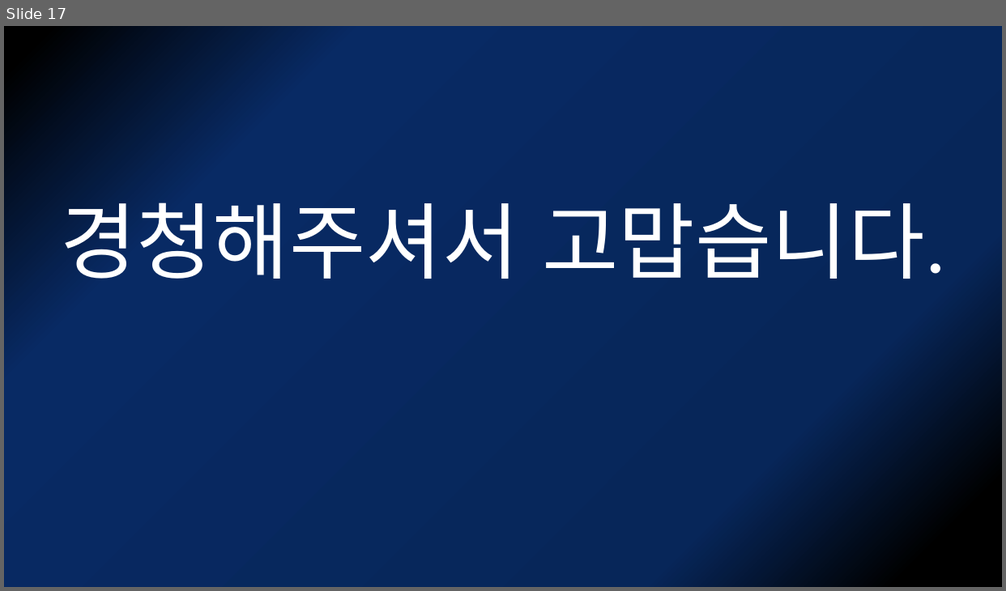
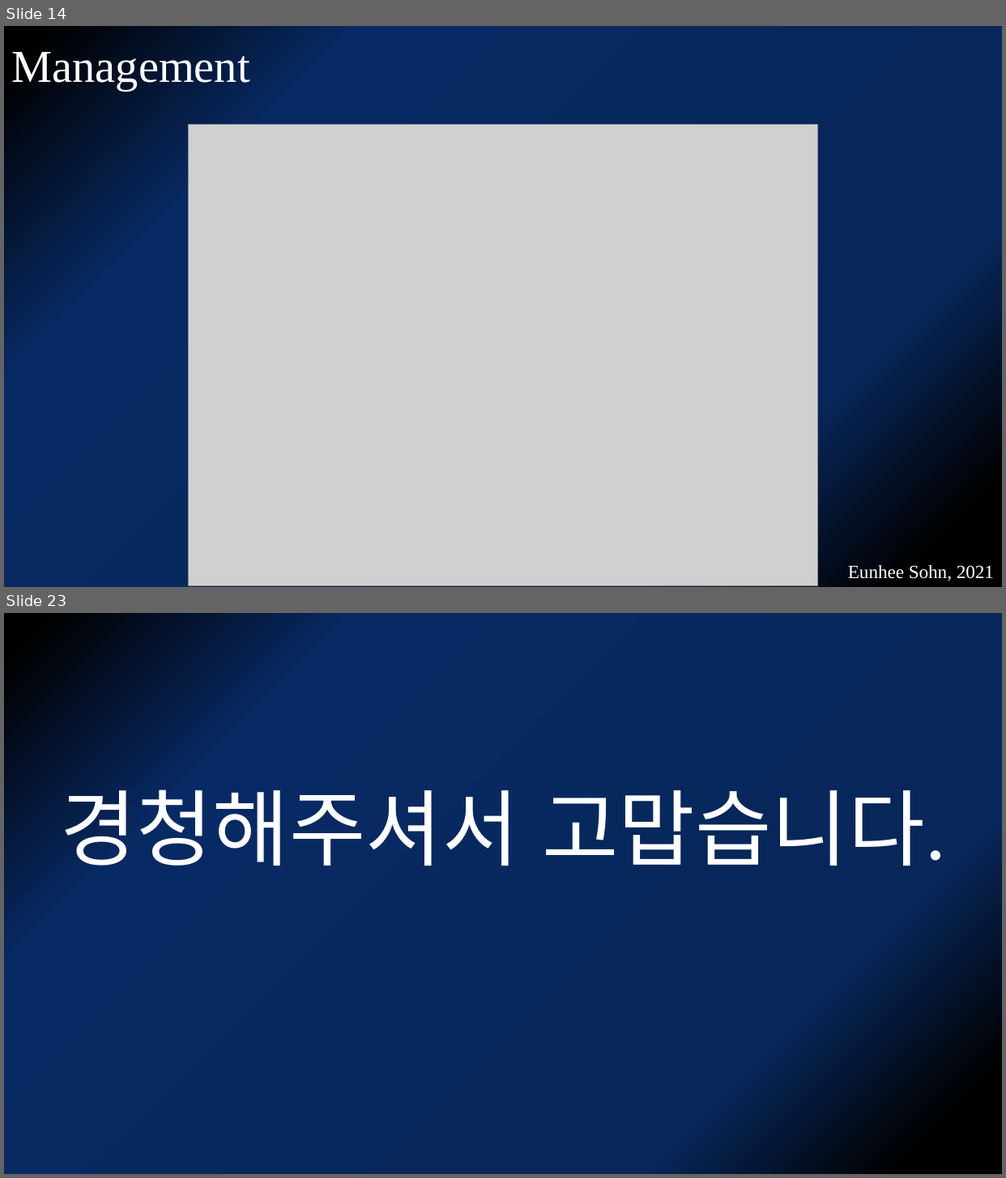
Before and after one commit to kjfdf/lecture, a slide deck: 2021.12 개원의연수강좌-neuropathic pain.pptx. Shown one above the other, each under a label of ours: slide 17 before the commit, slides 14 and 23 after it; the slides between them are not shown. The pictures are 1006x591 and 1006x1178 pixels, drawn with LibreOffice and Linux fonts; fonts in the diff are those of the drawing; grey boxes stand for pictures. Boxes give left, top, right and bottom in pixels: in the first picture for what was removed or moved away, otherwise in the second. Text is boxed around its words. In the diff, an @@ line names an element or a change of style, - is before the commit and + after.

```diff
--- a/2021.12 개원의연수강좌-neuropathic pain.pptx
+++ b/2021.12 개원의연수강좌-neuropathic pain.pptx
@@ slide 14 added at <box>4,26,1002,587</box>, background gradient #000000 to #072659 to #082A64 @@
@@ title added at <box>11,46,250,91</box>, 44 pt, text #FFFFFF @@
+Management
@@ picture added at <box>188,125,818,587</box> @@
@@ text added at <box>848,565,994,582</box>, 18 pt, text #FFFFFF @@
+Eunhee Sohn, 2021
@@ what was slide 17 is now slide 23 @@
```
Also in this commit, not shown: 3 slides changed, 5 other slides added.
